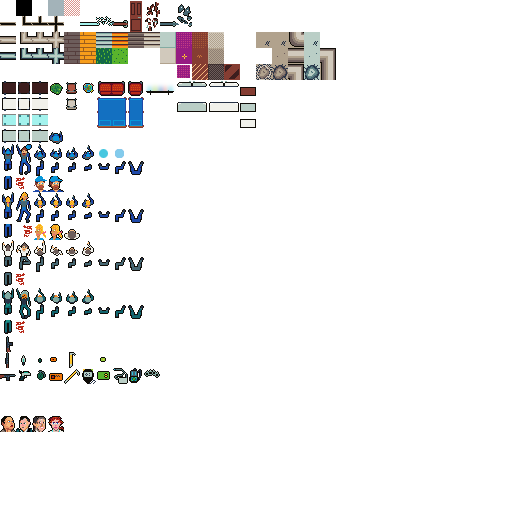
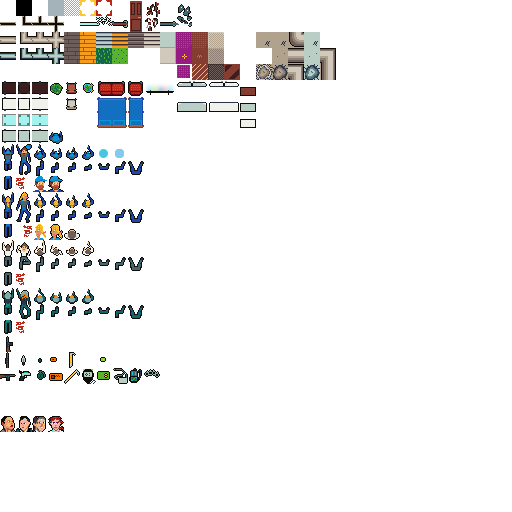
Revision of a layered 512x512 image; what changed, layer by layer:
painted on "Background" over [80, 0, 112, 16]
